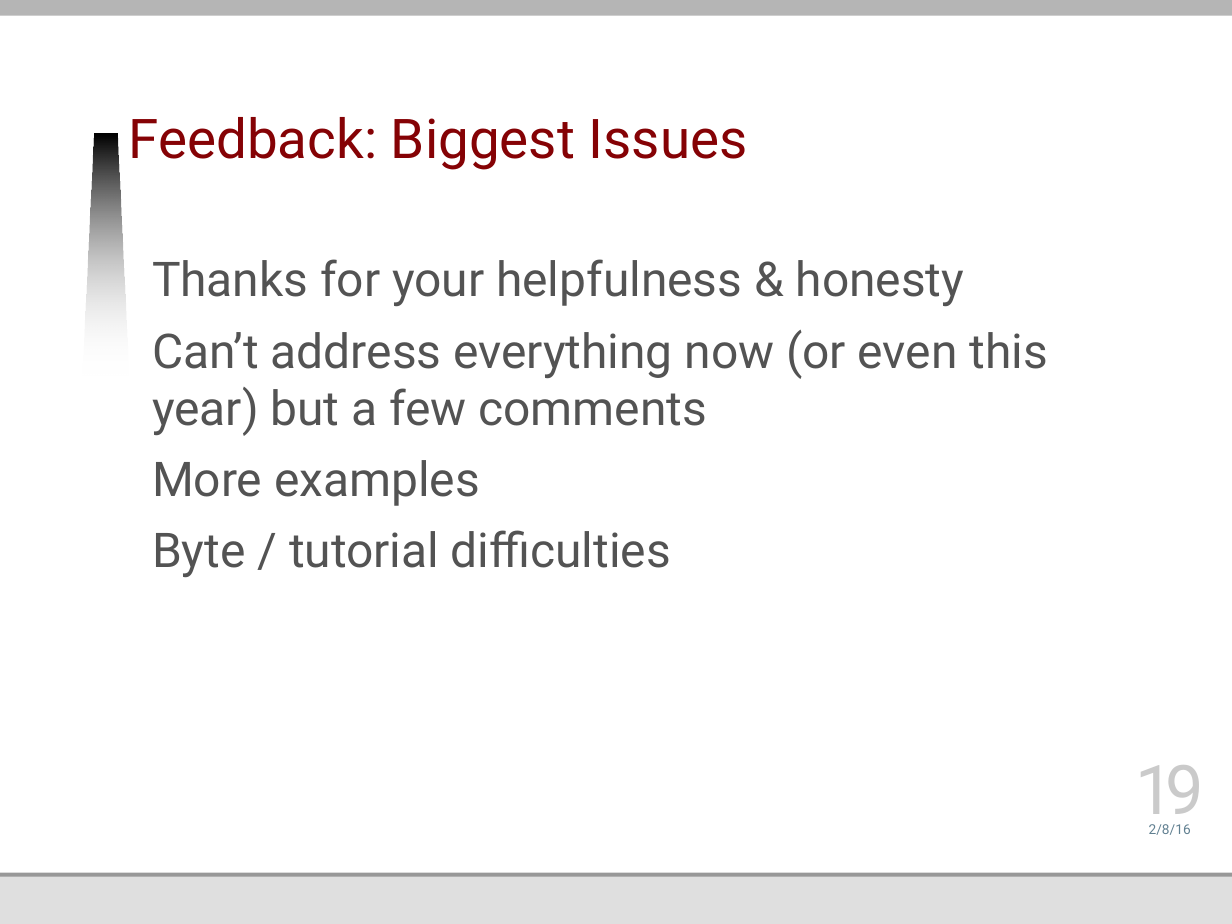
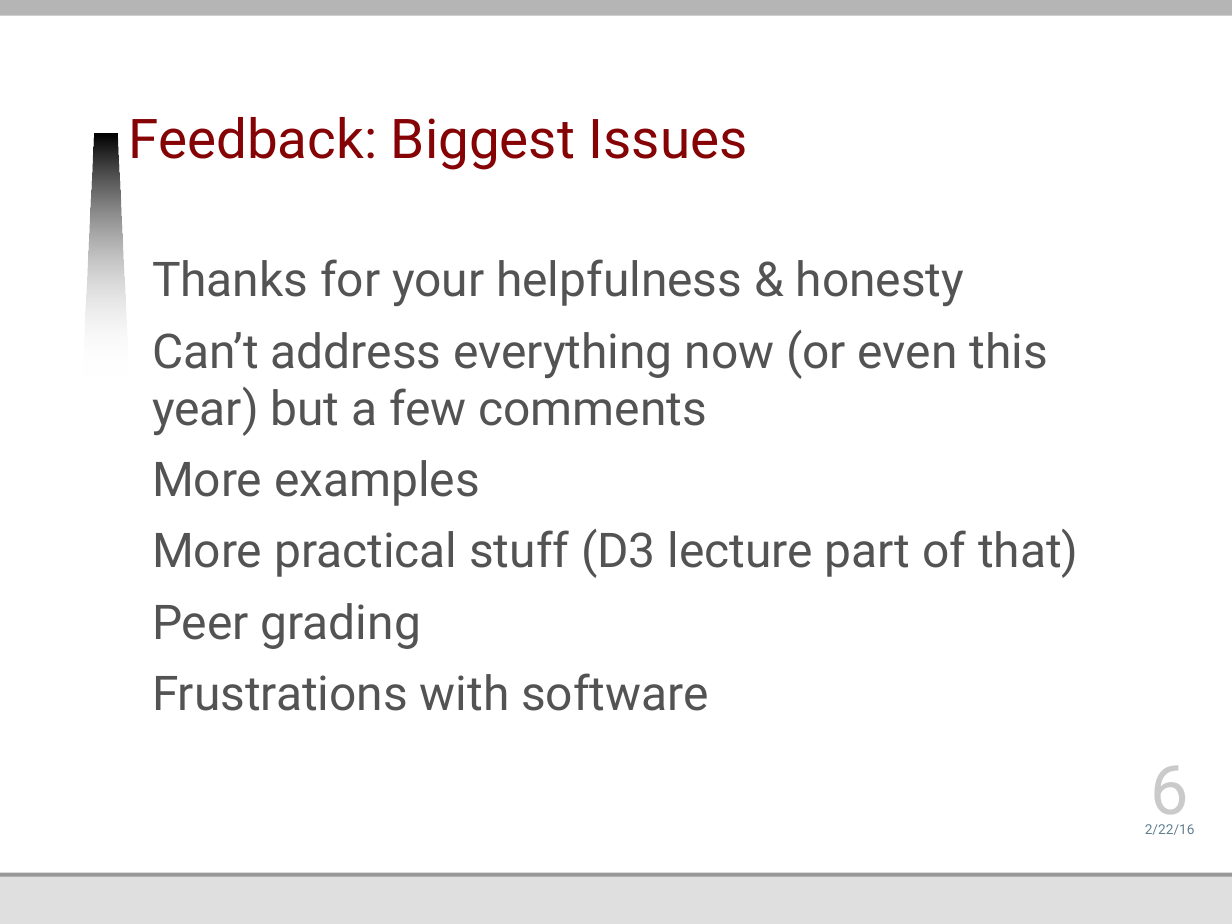
Before and after one commit to jmankoff/data, a slide deck: slide 6 of Lectures/12 Announcements.pptx (slide 19 before the commit). Drawn at 1232x924 pixels with LibreOffice and Linux fonts; fonts in the diff are those of the drawing; background and template pictures are left out. Boxes give left, top, right and bottom in pixels: in the first picture for what was removed or moved away, otherwise in the second. Text is boxed around its words. In the diff, an @@ line names an element or a change of style, - is before the commit and + after.

Commit message:
slide updates

```diff
--- a/Lectures/12 Announcements.pptx
+++ b/Lectures/12 Announcements.pptx
@@ text at [152,529,1078,711]: text changed @@
-Byte / tutorial difficulties
+More practical stuff (D3 lecture part of that)
+Peer grading
+Frustrations with software
@@ page number at [1151,766,1189,830]: text changed @@
-19
+6
@@ text at [1145,824,1195,835]: text changed @@
-2/8/16
+2/22/16
```
Also in this commit, not shown: 8 other slides changed, 2 slides added, 15 slides removed, 10 other files.
